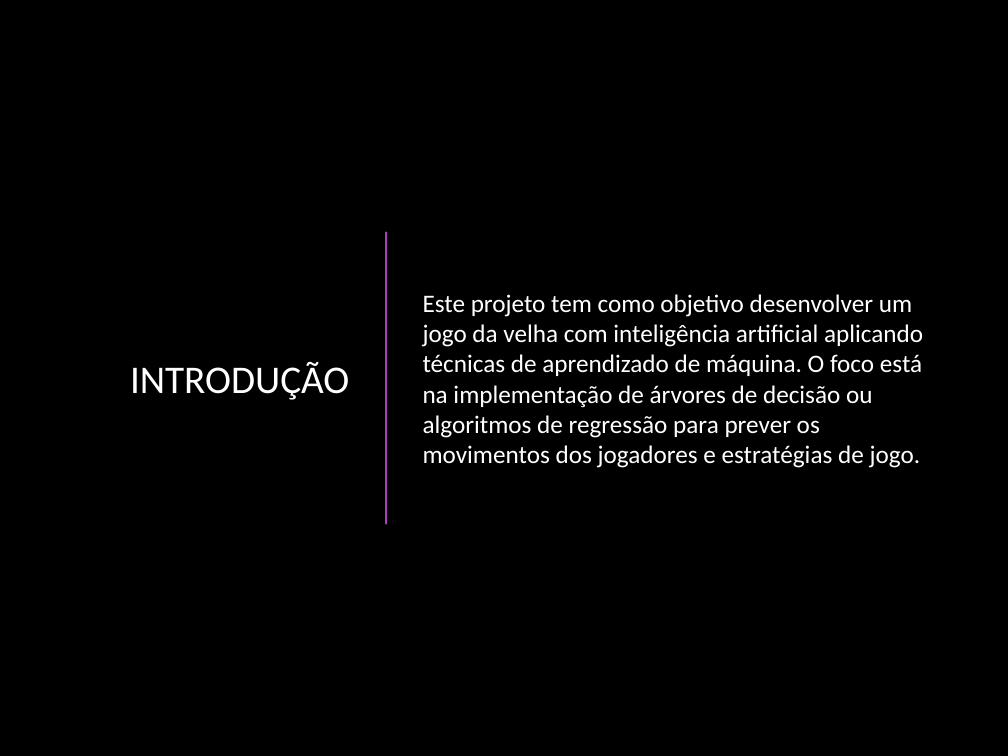
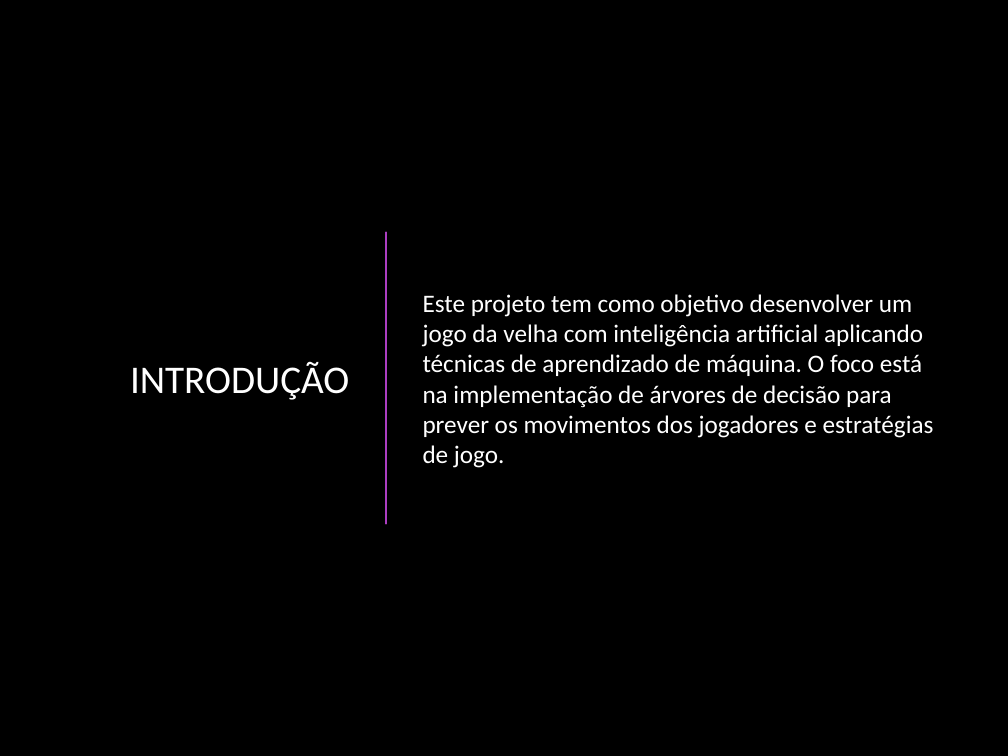
Before and after one commit to lucas521241/N1_VANESSA_8, a slide deck: slide 2 of data/Jogo_da_Velha_IA_Lucas.pptx. Drawn at 1008x756 pixels with LibreOffice and Linux fonts; fonts in the diff are those of the drawing; background and template pictures are left out. Boxes give left, top, right and bottom in pixels: in the first picture for what was removed or moved away, otherwise in the second. Text is boxed around its words. In the diff, an @@ line names an element or a change of style, - is before the commit and + after.

```diff
--- a/data/Jogo_da_Velha_IA_Lucas.pptx
+++ b/data/Jogo_da_Velha_IA_Lucas.pptx
@@ text at box(423, 294, 934, 468): text changed @@
-Este projeto tem como objetivo desenvolver um jogo da velha com inteligência artificial aplicando técnicas de aprendizado de máquina. O foco está na implementação de árvores de decisão ou algoritmos de regressão para prever os movimentos dos jogadores e estratégias de jogo.
+Este projeto tem como objetivo desenvolver um jogo da velha com inteligência artificial aplicando técnicas de aprendizado de máquina. O foco está na implementação de árvores de decisão para prever os movimentos dos jogadores e estratégias de jogo.
```
Also in this commit, not shown: 4 other slides changed, 8 slides added, 1 slide removed, 4 other files.
